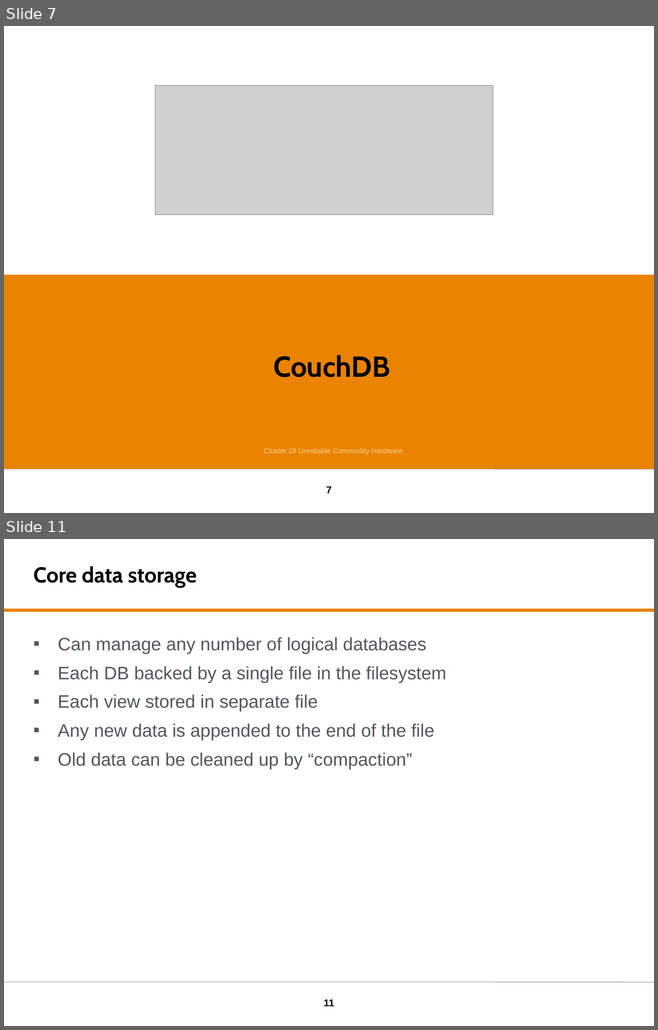
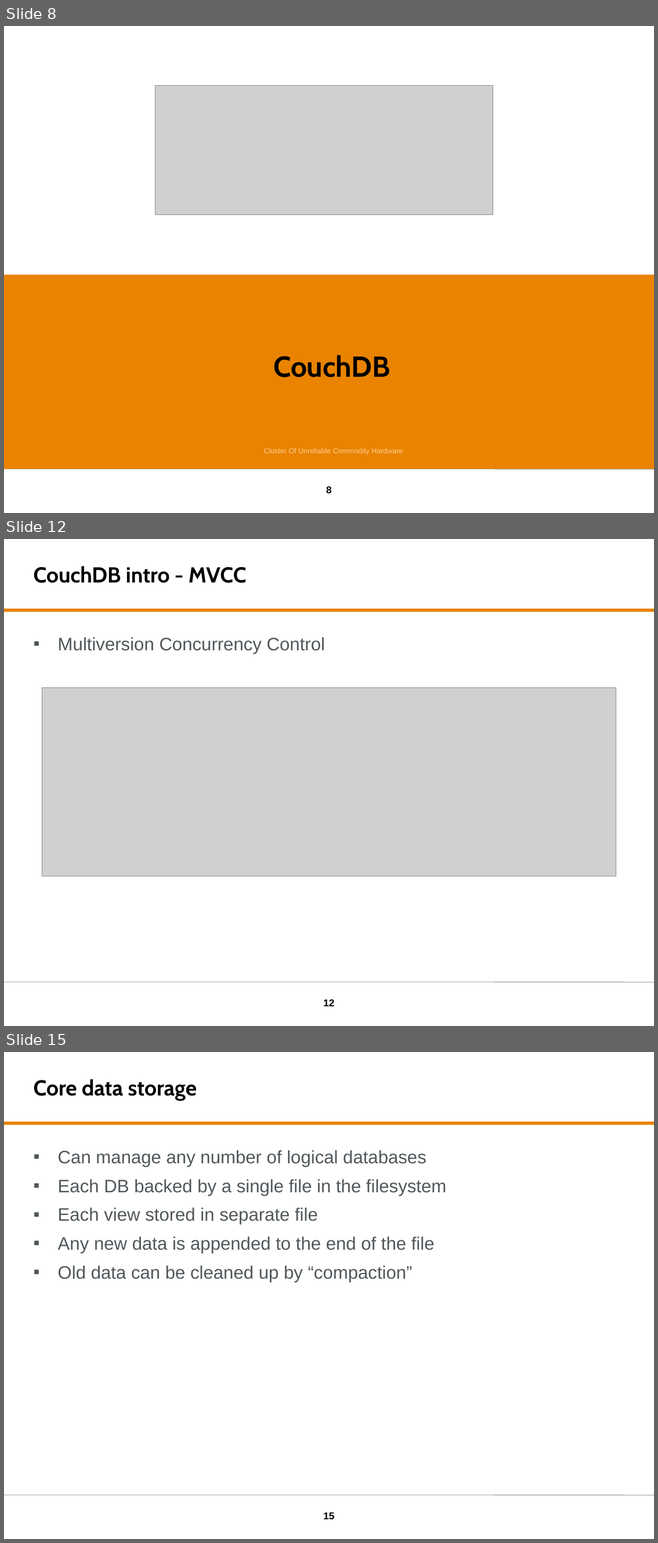
Before and after one commit to tomvdbulck/couchdb_initiation, a slide deck: presentation/Big Data - CouchDB.pptx. Shown one above the other, each under a label of ours: slides 7 and 11 before the commit, slides 8, 12 and 15 after it; the slides between them are not shown. The pictures are 658x1030 and 658x1543 pixels, drawn with LibreOffice and Linux fonts; fonts in the diff are those of the drawing; grey boxes stand for pictures; background and template pictures are left out. Boxes give left, top, right and bottom in pixels: in the first picture for what was removed or moved away, otherwise in the second. Text is boxed around its words. In the diff, an @@ line names an element or a change of style, - is before the commit and + after.

```diff
--- a/presentation/Big Data - CouchDB.pptx
+++ b/presentation/Big Data - CouchDB.pptx
@@ slide 12 added at (4,539,654,1026), background #FFFFFF; not listed: 3 template elements that a slide beside it also shows @@
@@ title added at (34,566,246,583), 24 pt, text #000000, bold @@
+CouchDB intro - MVCC
@@ text added at (58,637,325,654), 20 pt, text #50575A @@
+▪ Multiversion Concurrency Control
@@ picture added at (42,687,615,876) @@
@@ what was slide 7 is now slide 8 @@
@@ page number at (326,487,332,493): text changed @@
-7
+8
@@ what was slide 11 is now slide 15 @@
@@ page number at (323,1513,334,1519): text changed @@
-11
+15
```
Also in this commit, not shown: 8 slides changed, 3 other slides added.
